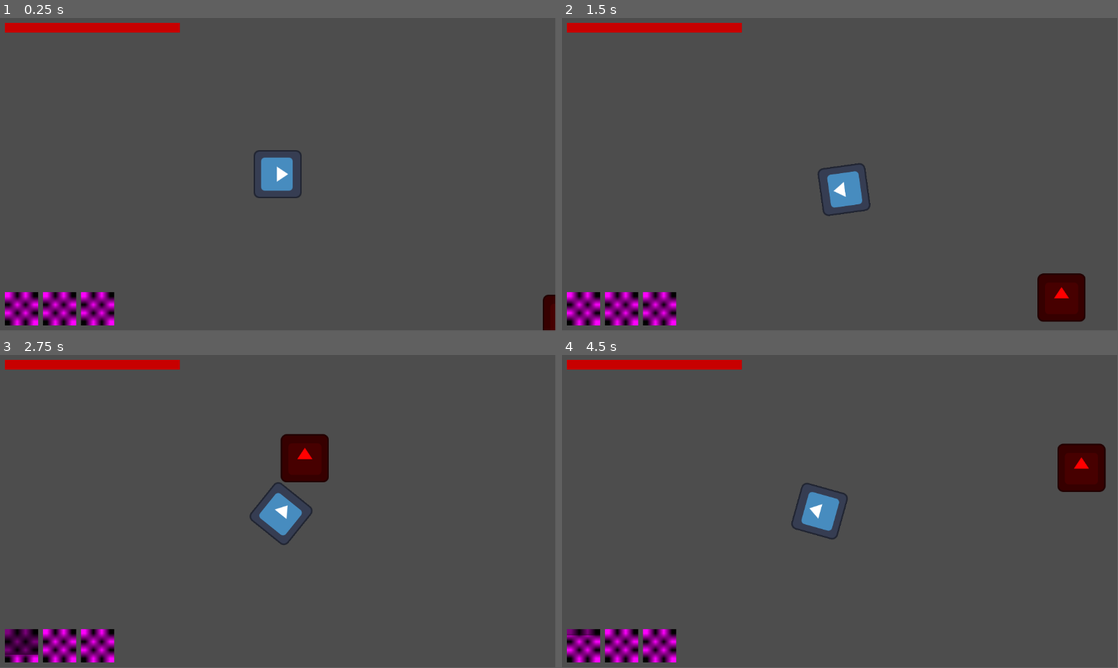
Above: before the commit, frames 1-4 (two rows, left to right).
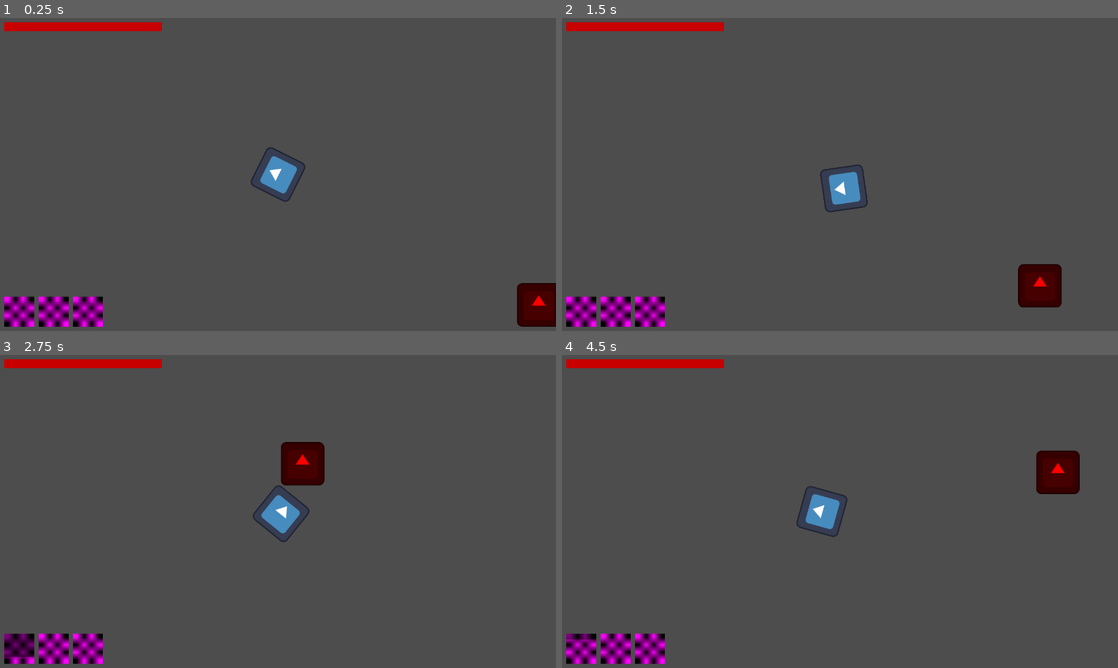
Above: after the commit, the same moments.

Repository: deshis/igdt-hack-and-slash
Game: Godot game, scene res://Scenes/main.tscn
The game is run twice, just before and just after one commit, with the same random seed, the same clock (stepped at 60 frames per second) and the same inputs. The engine's default icon, where the game draws it, is replaced by a stand-in: a white triangle on a blue panel in a dark square.
Inputs (mouse positions are in pixels of both pictures, inside the frame that each line leads up to):
- Up to frame 1 (0.25 s): no input
- Up to frame 2 (1.5 s): tap Enter at 0.5 s; move the mouse to (962, 158) at 0.52 s; hold D (move_right) 0.53-1.28 s; right-click (962, 158) at 0.6 s; move the mouse to (728, 190) at 1.27 s; hold S (move_down) from 1.28 s (still down); click (728, 190) at 1.35 s
- Up to frame 3 (2.75 s): move the mouse to (333, 442) at 2.02 s; release S (move_down) at 2.03 s; hold D (move_right) from 2.03 s (still down); hold Shift (movement_ability) from 2.03 s (still down)
- Up to frame 4 (4.5 s): move the mouse to (812, 574) at 2.77 s; release D (move_right) at 2.78 s; release Shift (movement_ability) at 2.78 s; hold W (move_up) 2.78-3.53 s; right-click (812, 574) at 2.85 s; move the mouse to (1006, 558) at 3.52 s; press the mouse at (1006, 558) at 3.53 s; hold A (move_left) from 3.53 s (still down); move the mouse to (673, 464) at 4.27 s; release the mouse at (673, 464) at 4.28 s; tap Shift (movement_ability) at 4.35 s
The window is 799x449 before the commit and 800x450 after it. Grey fills any space a smaller window leaves; there, only what the larger window draws over its background counts as a difference.

The runs differ from the first frame. In frame 1, 3.5% of the frame differs, in the area x 0-100%, y 1-100%; in frame 2, 4.2%, in the area x 0-95%, y 1-99%; in frame 3, 3.0%; in frame 4, 4.0%.

Commit message:
update project window settings

Diff:
--- a/project.godot
+++ b/project.godot
@@ -14,6 +14,12 @@
 run/main_scene="uid://bjkuwvtvadv2j"
 config/features=PackedStringArray("4.5", "GL Compatibility")
 config/icon="res://Assets/icon.svg"
+
+[display]
+
+window/size/viewport_width=1280
+window/size/viewport_height=720
+window/stretch/mode="viewport"
 
 [input]
 
